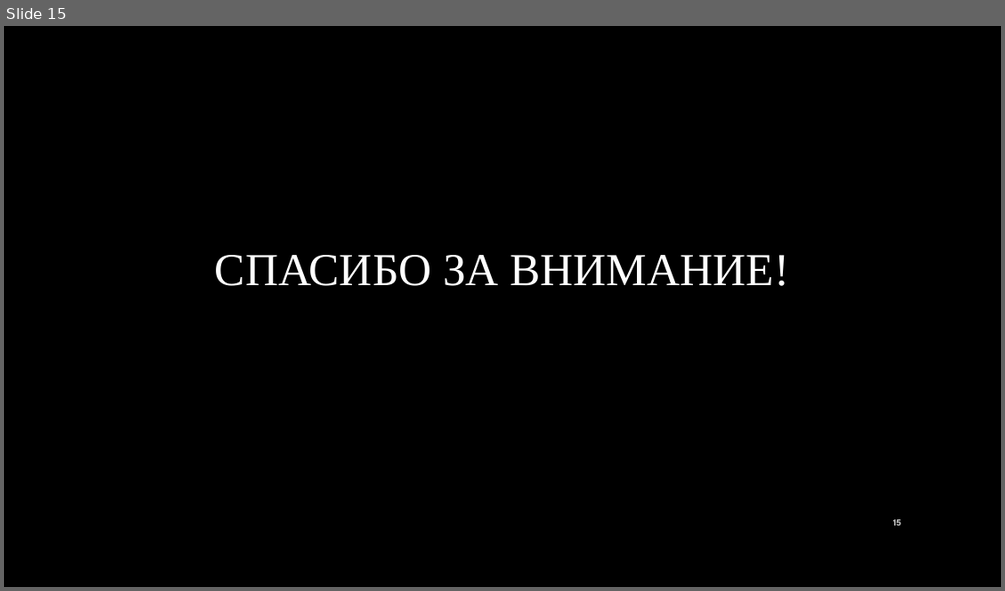
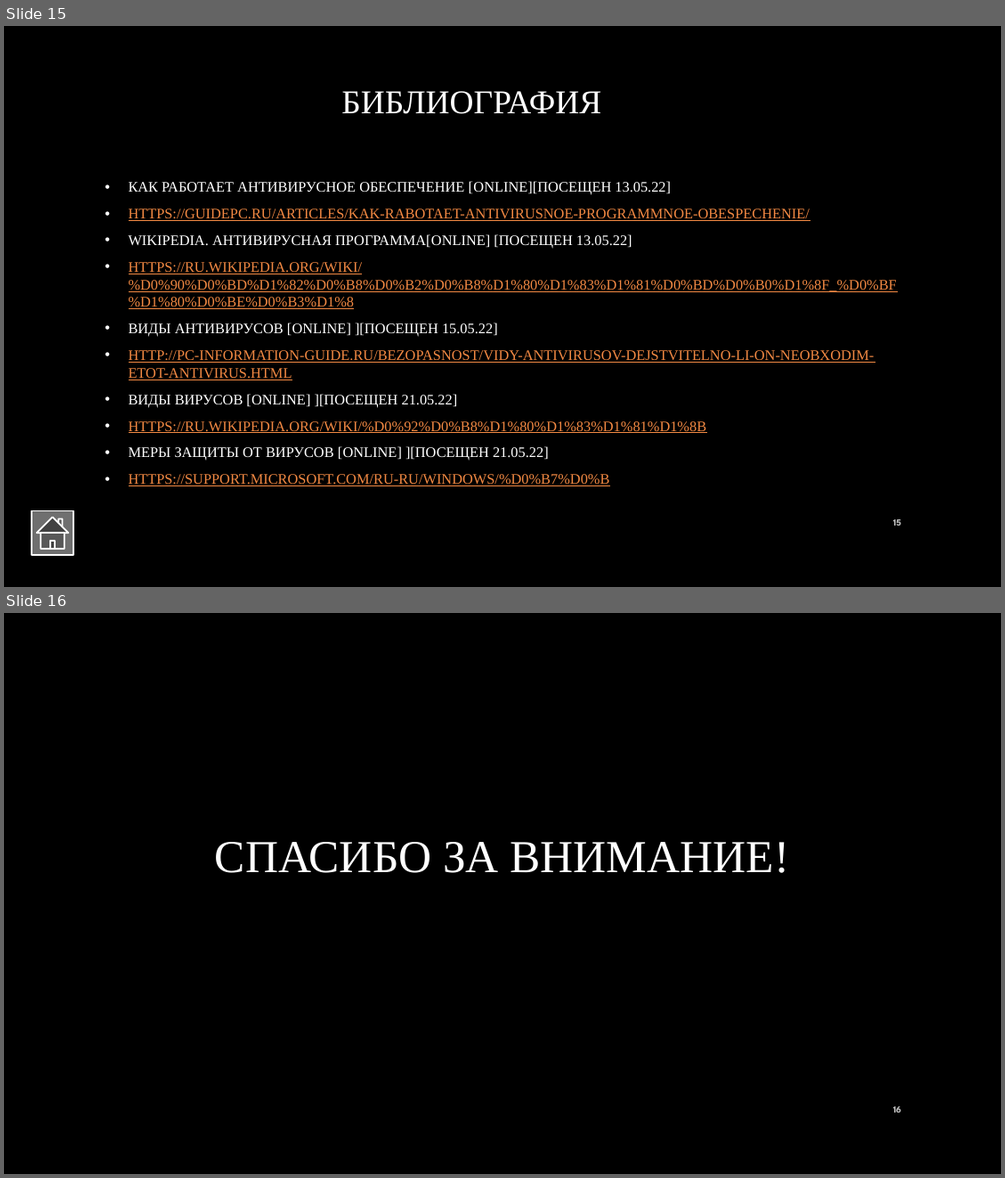
Before and after one commit to DavidovEcaterina/Referat_IG, a slide deck: presentationIG.pptx. Shown one above the other, each under a label of ours: slide 15 before the commit, slides 15 and 16 after it. The pictures are 1005x591 and 1005x1178 pixels, drawn with LibreOffice and Linux fonts; fonts in the diff are those of the drawing; background and template pictures are left out. Boxes give left, top, right and bottom in pixels: in the first picture for what was removed or moved away, otherwise in the second. Text is boxed around its words. In the diff, an @@ line names an element or a change of style, - is before the commit and + after.

```diff
--- a/presentationIG.pptx
+++ b/presentationIG.pptx
@@ slide 15 added at (4, 26, 1001, 587), background picture (left out) @@
@@ title added at (341, 91, 601, 114), 32 pt, text gradient #FFFFFF to #A6A6A6 @@
+БИБЛИОГРАФИЯ
@@ text added at (129, 181, 897, 486), 14 pt, text #F28943, underline @@
+• КАК РАБОТАЕТ АНТИВИРУСНОЕ ОБЕСПЕЧЕНИЕ [ONLINE][ПОСЕЩЕН 13.05.22]
+• HTTPS://GUIDEPC.RU/ARTICLES/KAK-RABOTAET-ANTIVIRUSNOE-PROGRAMMNOE-OBESPECHENIE/
+• WIKIPEDIA. АНТИВИРУСНАЯ ПРОГРАММА[ONLINE] [ПОСЕЩЕН 13.05.22]
+• HTTPS://RU.WIKIPEDIA.ORG/WIKI/%D0%90%D0%BD%D1%82%D0%B8%D0%B2%D0%B8%D1%80%D1%83%D1%81%D0%BD%D0%B0%D1%8F_%D0%BF%D1%80%D0%BE%D0%B3%D1%8
+• ВИДЫ АНТИВИРУСОВ [ONLINE] ][ПОСЕЩЕН 15.05.22]
+• HTTP://PC-INFORMATION-GUIDE.RU/BEZOPASNOST/VIDY-ANTIVIRUSOV-DEJSTVITELNO-LI-ON-NEOBXODIM-ETOT-ANTIVIRUS.HTML
+• ВИДЫ ВИРУСОВ [ONLINE] ][ПОСЕЩЕН 21.05.22]
+• HTTPS://RU.WIKIPEDIA.ORG/WIKI/%D0%92%D0%B8%D1%80%D1%83%D1%81%D1%8B
+• МЕРЫ ЗАЩИТЫ ОТ ВИРУСОВ [ONLINE] ][ПОСЕЩЕН 21.05.22]
+• HTTPS://SUPPORT.MICROSOFT.COM/RU-RU/WINDOWS/%D0%B7%D0%B
@@ action button home added at (32, 510, 73, 555), fill #6F6F6F, outline #FFFFFF 1.5 pt @@
@@ page number added at (893, 519, 901, 525), 9 pt, text #BFBFBF, bold @@
+15
@@ what was slide 15 is now slide 16 @@
```
Also in this commit, not shown: 14 slides changed, 3 other files.
